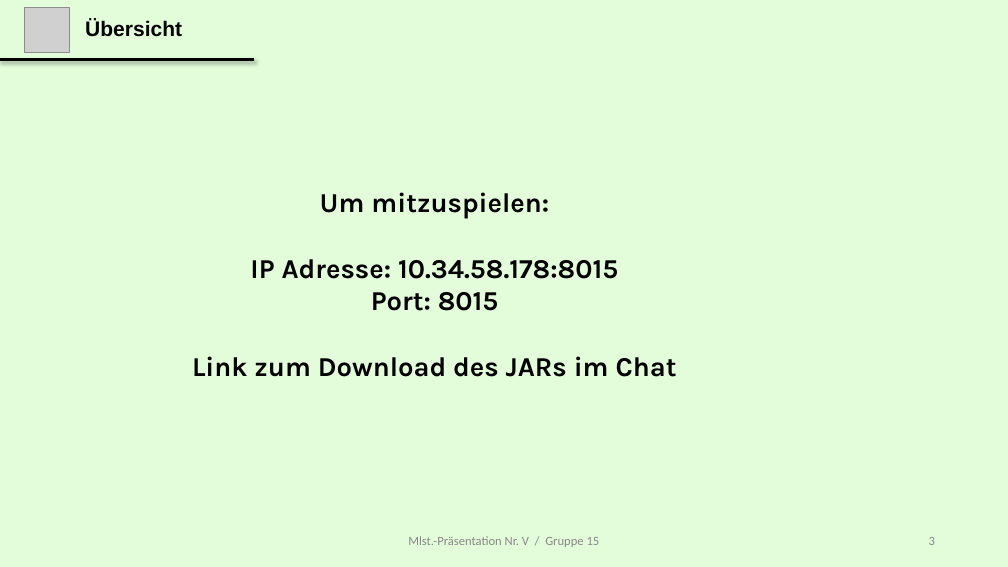
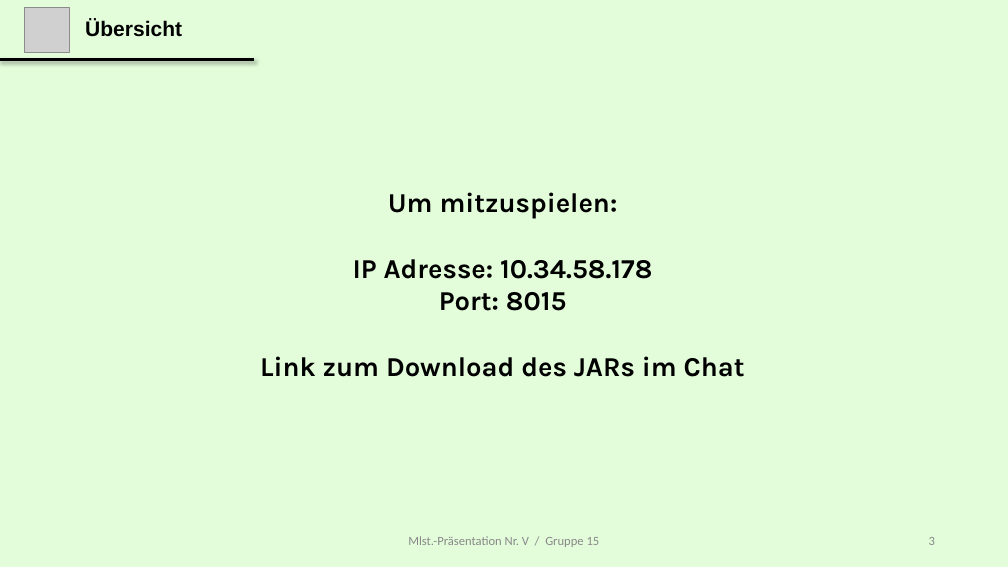
Before and after one commit to gjoyet/skipBo, a slide deck: slide 3 of 00_General/Presentation/MS 5/Presentation_Milestone_v_Master.pptx. Drawn at 1008x567 pixels with LibreOffice and Linux fonts; fonts in the diff are those of the drawing; grey boxes stand for pictures. Boxes give left, top, right and bottom in pixels: in the first picture for what was removed or moved away, otherwise in the second. Text is boxed around its words. In the diff, an @@ line names an element or a change of style, - is before the commit and + after.

```diff
--- a/00_General/Presentation/MS 5/Presentation_Milestone_v_Master.pptx
+++ b/00_General/Presentation/MS 5/Presentation_Milestone_v_Master.pptx
@@ text "Um mitzuspielen:" moved from (x1=192, y1=192, x2=677, y2=377) to (x1=260, y1=192, x2=745, y2=377) @@
@@ text at (x1=353, y1=259, x2=652, y2=279): text changed @@
-IP Adresse: 10.34.58.178:8015
+IP Adresse: 10.34.58.178
```
Also in this commit, not shown: 3 other slides changed, 2 other files.
